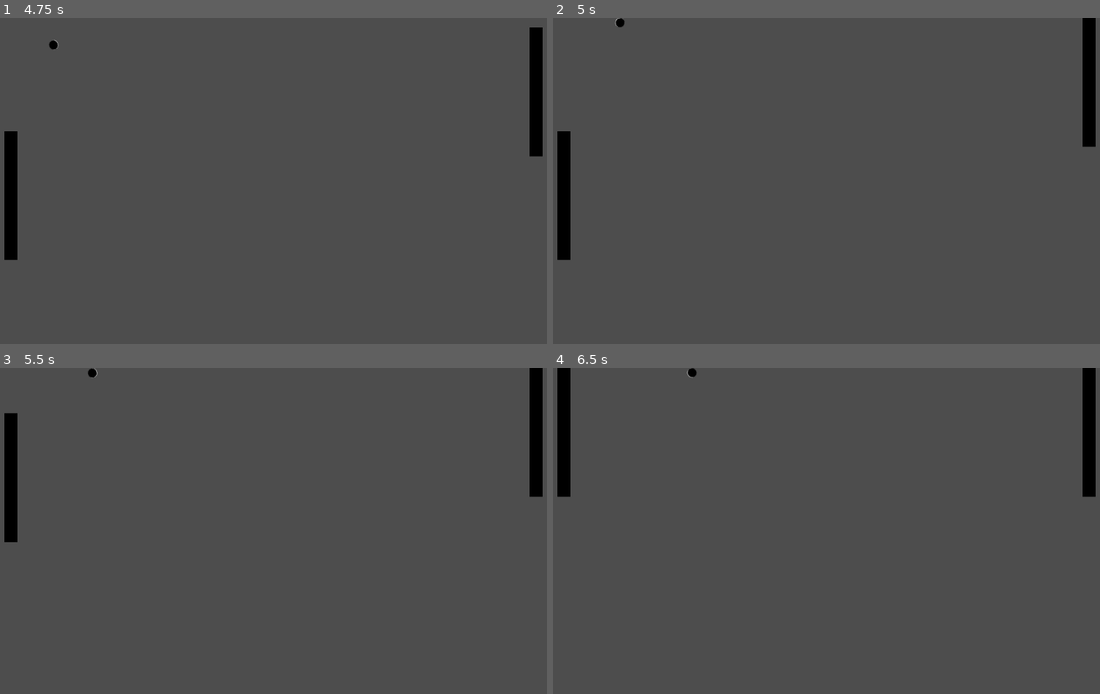
Above: before the commit, frames 1-4 (two rows, left to right).
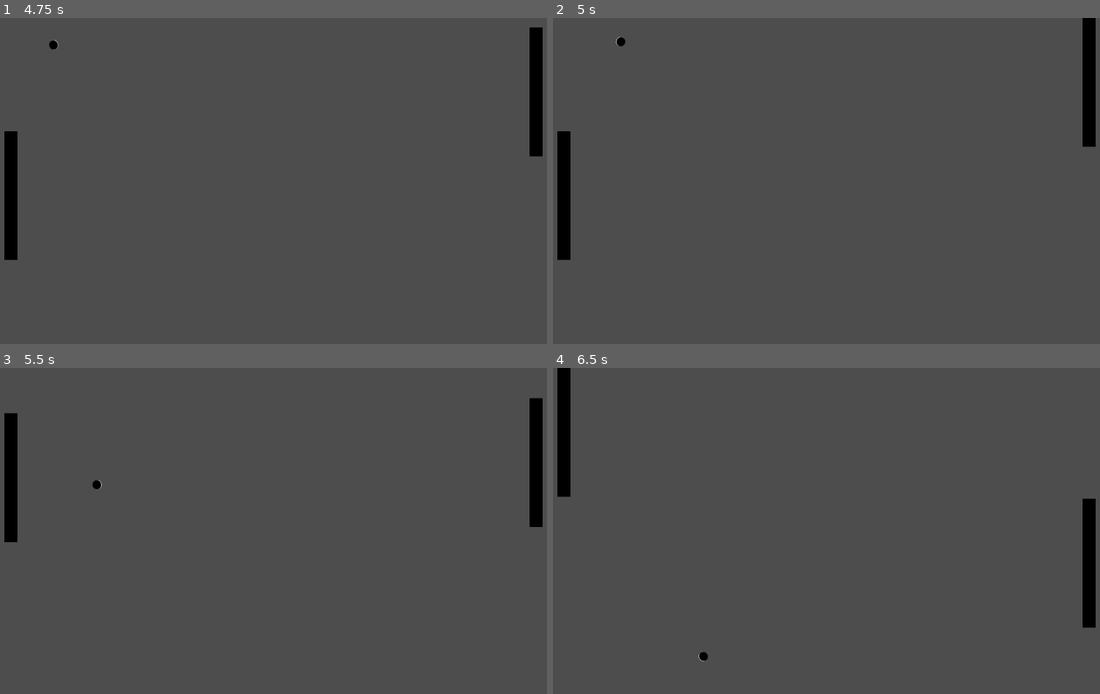
Above: after the commit, the same moments.

Repository: joebog1/Pong
Game: Godot game, scene res://scenes/level.tscn
Two runs of this game, one before a commit and one after it. Both use one fixed random seed, a clock stepped at 60 frames per second and the inputs below.
Inputs:
- Up to frame 1 (4.75 s): hold W (up) 0.53-2.03 s; hold Left (ui_left) 2.03-3.53 s; hold S (down) 3.53-4.28 s; hold Right (ui_right) from 4.28 s (still down)
- Up to frame 2 (5 s): keep holding Right (ui_right)
- Up to frame 3 (5.5 s): release Right (ui_right) at 5.03 s; hold W (up) from 5.03 s (still down)
- Up to frame 4 (6.5 s): release W (up) at 5.78 s; hold Right (ui_right) from 5.78 s (still down)

Frame 1 is identical in both runs. In frame 2, less than 0.1% of the frame differs, in the area x 11-14%, y 0-9%; in frame 3, 0.5%; in frame 4, 2.0%, in the area x 24-100%, y 0-90%.

Commit message:
Resolved the issue with the ball rolling on the roof/floor every collision
When a collision occurs the ball's velocity automatically gets overwritten by the physics engine in such a way that makes it slide along the roof/wall.

Because the "new" velocity is sent with a y direction of 0 it would assume the angle of impact was incredibly shallow, causing the rolling behaviour.
Now we store the velocity before impact and use that when calculating the new impact velocity.

Diff:
--- a/scripts/level.gd
+++ b/scripts/level.gd
@@ -1,16 +1,18 @@
 extends Node2D
 
 const INITAL_BALL_SPEED = 400
+
+var previous_ball_velocity = Vector2(INITAL_BALL_SPEED, 0.0)
 
 # Function takes the current ball position and OpponentPaddle and returns a
 # normalised vector representing direction the OpponentPaddle should move in.
 # This is expected to be a vector with y movement only.
 # In the case the OpponentPaddle is perfectly lined up with the ball, (0,0) is
 # returned.
-func determine_movement_direction():
+func determine_movement_direction(ball, paddle):
 	# Take the current y positions of the Ball and OpponentPaddle
-	var ball_y_position = $Ball.get_global_position().y
-	var paddle_y_position = $OpponentPaddle.get_global_position().y
+	var ball_y_position = ball.get_global_position().y
+	var paddle_y_position = paddle.get_global_position().y
 	if(ball_y_position == paddle_y_position): return Vector2(0,0)
 
 	var resulting_direction =                                                  \
@@ -36,14 +38,8 @@
 		#                      Angle A     *      Angle A
 		#      -----------------------------------------------------------
 
-		# :BUG: move_and_slide() changes the linear velocity when a collision
-		# occurs. What we really want is
-		# ball.get_last_slide_collision().get_collider_velocity() but ball has
-		# "lost" is knowledge of that as it was passed in as a Node2d, not as a
-		# CharacterBody2D. This means currently the behaviour is broken.
-		var result = ball.get_linear_velocity()
-		result.y *= -1
-		return result
+		previous_ball_velocity.y *= -1
+		return previous_ball_velocity
 
 	else:
 		# The new angle of the ball is not detemrined by the previous angular
@@ -66,7 +62,7 @@
 
 		assert(body.get_editor_description() == "Paddle")
 		var centre_of_puck = body.get_global_position()
-		var centre_of_ball = $Ball.get_global_position()
+		var centre_of_ball = ball.get_global_position()
 		print("paddle: " + str(centre_of_puck) +
 			  " \nball: " + str(centre_of_ball) + "\n")
 
@@ -75,6 +71,7 @@
 		var difference_vector = centre_of_ball - centre_of_puck
 		var result = difference_vector.normalized() * INITAL_BALL_SPEED
 		print("new ball velocity: " + str(result) + "\n")
+		previous_ball_velocity = result
 		return result
 
 func _ready():
@@ -86,11 +83,11 @@
 	# :NOTE: Perhaps this would be better if a signal to change the ball speed
 	# was done instead of setting it directly here. Seems to work though
 	# currently.
-	$Ball.set_linear_velocity(Vector2(INITAL_BALL_SPEED, 0.0))
+	$Ball.set_linear_velocity(previous_ball_velocity)
 
-func _process(delta):
+func _process(_delta):
 	# Determine the direction OpponentPaddle should move in.
-	var new_direction = determine_movement_direction()
+	var new_direction = determine_movement_direction($Ball, $OpponentPaddle)
 	# If the direction is 0 we don't need to do anything and return early.
 	if(new_direction.length_squared() == 0):
 		return
